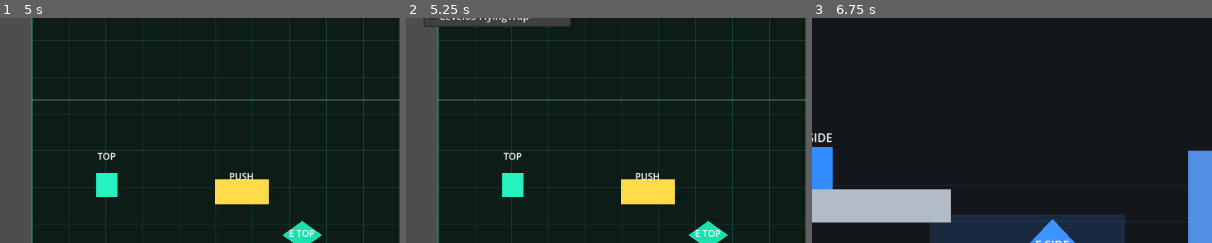
Above: before the commit, frames 1-3 (left to right).
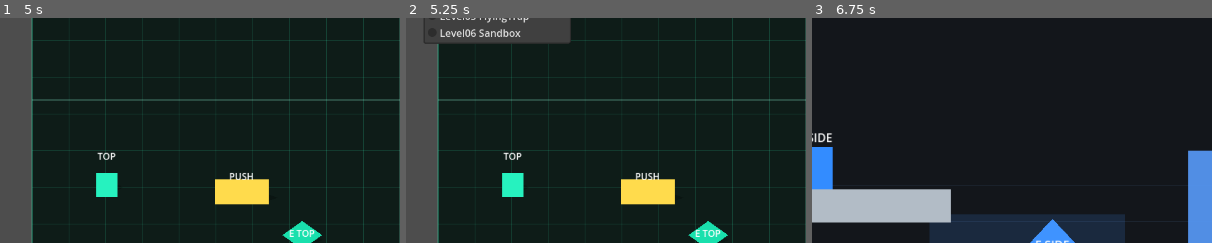
Above: after the commit, the same moments.

Repository: JrDw0/side-to-topdown-new
Game: Godot game, scene res://scenes/levels/Level01_SwitchCamera.tscn
Two runs of this game, one before a commit and one after it. Both use one fixed random seed, a clock stepped at 60 frames per second and the inputs below.
Inputs:
- Up to frame 1 (5 s): click "收起" at 0.5 s; click "展开" at 1.25 s; click "进入关卡" at 2 s; click "下一关" at 2.75 s; click "收起" at 3.5 s; click "展开" at 4.25 s
- Up to frame 2 (5.25 s): click "Level02 BoxPlatform" at 5 s
- Up to frame 3 (6.75 s): click "进入关卡" at 5.75 s; click "上一关" at 6.5 s
The pictures show only the part of the screen within x 0-50%, y 32-82%; the shares and areas given below are measured in that part.

Frame 1 is identical in both runs. In frame 2, 2.6% of the frame differs, in the area x 4-42%, y 3-12%; in frame 3, nothing differs.

Commit message:
feat(levels): 新增 Level06 沙盘关卡模板
- 添加 Level06_Sandbox.tscn，提供可在 Inspector 拖动的地形模板
- 将 Level05 终点的 next_scene_path 指向 Level06

Co-Authored-By: Claude Sonnet 4.6 <noreply@anthropic.com>

Diff:
--- a/scenes/levels/Level05_FlyingTrap.tscn
+++ b/scenes/levels/Level05_FlyingTrap.tscn
@@ -132,6 +132,7 @@
 [node name="Goal" parent="." instance=ExtResource("6_goal")]
 position = Vector2(1110, 592)
 active_mode = 0
+next_scene_path = "res://scenes/levels/Level06_Sandbox.tscn"
 
 [node name="Player" parent="." instance=ExtResource("4_player")]
 position = Vector2(145, 560)
--- /dev/null
+++ b/scenes/levels/Level06_Sandbox.tscn
@@ -0,0 +1,114 @@
+[gd_scene load_steps=12 format=3]
+
+[ext_resource type="Script" path="res://scripts/Level.gd" id="1_level"]
+[ext_resource type="Script" path="res://scripts/PerspectiveController.gd" id="2_controller"]
+[ext_resource type="Script" path="res://scripts/ModeBackdrop.gd" id="3_backdrop"]
+[ext_resource type="PackedScene" path="res://scenes/actors/Player.tscn" id="4_player"]
+[ext_resource type="PackedScene" path="res://scenes/mechanics/PerspectiveSwitch.tscn" id="5_switch"]
+[ext_resource type="PackedScene" path="res://scenes/objects/Goal.tscn" id="6_goal"]
+[ext_resource type="Script" path="res://scripts/PerspectiveCamera.gd" id="7_camera"]
+
+[sub_resource type="RectangleShape2D" id="RectangleShape2D_platform_a"]
+size = Vector2(280, 46)
+
+[sub_resource type="RectangleShape2D" id="RectangleShape2D_platform_b"]
+size = Vector2(320, 52)
+
+[sub_resource type="RectangleShape2D" id="RectangleShape2D_platform_c"]
+size = Vector2(520, 52)
+
+[sub_resource type="RectangleShape2D" id="RectangleShape2D_left_bound"]
+size = Vector2(34, 720)
+
+[sub_resource type="RectangleShape2D" id="RectangleShape2D_right_bound"]
+size = Vector2(34, 720)
+
+[sub_resource type="RectangleShape2D" id="RectangleShape2D_ceiling"]
+size = Vector2(1280, 32)
+
+[node name="Level06_Sandbox" type="Node2D"]
+script = ExtResource("1_level")
+
+[node name="ModeBackdrop" type="Node2D" parent="."]
+script = ExtResource("3_backdrop")
+
+[node name="PerspectiveController" type="Node" parent="."]
+script = ExtResource("2_controller")
+
+[node name="PlatformA" type="StaticBody2D" parent="."]
+position = Vector2(140, 548)
+
+[node name="CollisionShape2D" type="CollisionShape2D" parent="PlatformA"]
+shape = SubResource("RectangleShape2D_platform_a")
+
+[node name="Visual" type="Polygon2D" parent="PlatformA"]
+color = Color(0.7, 0.74, 0.78, 1)
+polygon = PackedVector2Array(-140, -23, 140, -23, 140, 23, -140, 23)
+
+[node name="PlatformB" type="StaticBody2D" parent="."]
+position = Vector2(380, 635)
+
+[node name="CollisionShape2D" type="CollisionShape2D" parent="PlatformB"]
+shape = SubResource("RectangleShape2D_platform_b")
+
+[node name="Visual" type="Polygon2D" parent="PlatformB"]
+color = Color(0.7, 0.74, 0.78, 1)
+polygon = PackedVector2Array(-160, -26, 160, -26, 160, 26, -160, 26)
+
+[node name="PlatformC" type="StaticBody2D" parent="."]
+position = Vector2(950, 666)
+
+[node name="CollisionShape2D" type="CollisionShape2D" parent="PlatformC"]
+shape = SubResource("RectangleShape2D_platform_c")
+
+[node name="Visual" type="Polygon2D" parent="PlatformC"]
+color = Color(0.7, 0.74, 0.78, 1)
+polygon = PackedVector2Array(-260, -26, 260, -26, 260, 26, -260, 26)
+
+[node name="LeftBoundary" type="StaticBody2D" parent="."]
+position = Vector2(-17, 360)
+
+[node name="CollisionShape2D" type="CollisionShape2D" parent="LeftBoundary"]
+shape = SubResource("RectangleShape2D_left_bound")
+
+[node name="RightBoundary" type="StaticBody2D" parent="."]
+position = Vector2(1297, 360)
+
+[node name="CollisionShape2D" type="CollisionShape2D" parent="RightBoundary"]
+shape = SubResource("RectangleShape2D_right_bound")
+
+[node name="CeilingBoundary" type="StaticBody2D" parent="."]
+position = Vector2(640, -16)
+
+[node name="CollisionShape2D" type="CollisionShape2D" parent="CeilingBoundary"]
+shape = SubResource("RectangleShape2D_ceiling")
+
+[node name="PerspectiveSwitch" parent="." instance=ExtResource("5_switch")]
+position = Vector2(420, 600)
+
+[node name="Goal" parent="." instance=ExtResource("6_goal")]
+position = Vector2(1115, 593)
+
+[node name="Player" parent="." instance=ExtResource("4_player")]
+position = Vector2(100, 496)
+
+[node name="Camera2D" type="Camera2D" parent="."]
+position = Vector2(640, 360)
+script = ExtResource("7_camera")
+
+[node name="CanvasLayer" type="CanvasLayer" parent="."]
+
+[node name="WinLabel" type="Label" parent="CanvasLayer"]
+visible = false
+anchors_preset = 8
+anchor_left = 0.5
+anchor_top = 0.5
+anchor_right = 0.5
+anchor_bottom = 0.5
+offset_left = -120.0
+offset_top = -24.0
+offset_right = 120.0
+offset_bottom = 24.0
+text = "通关"
+horizontal_alignment = 1
+vertical_alignment = 1
